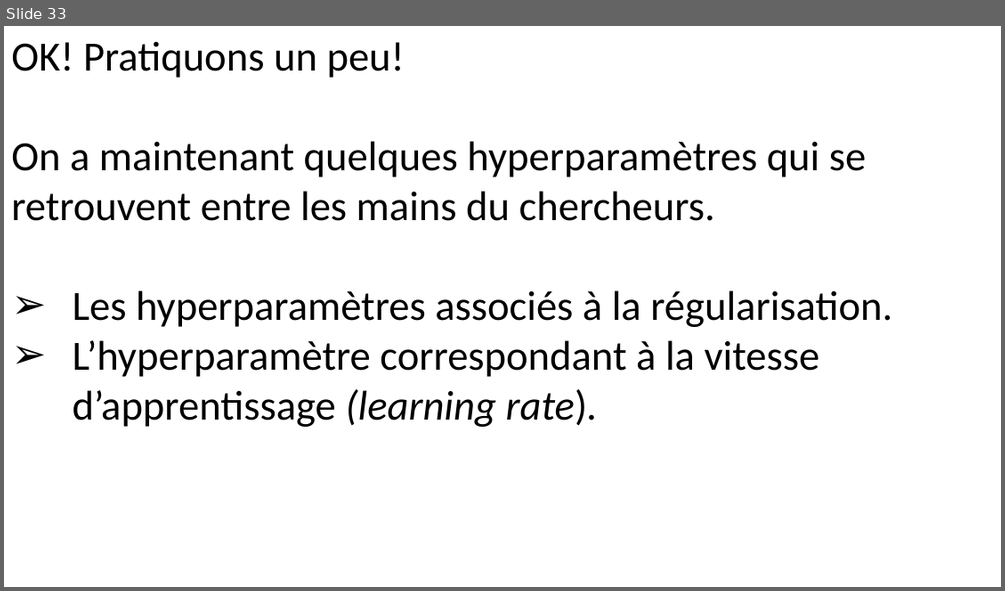
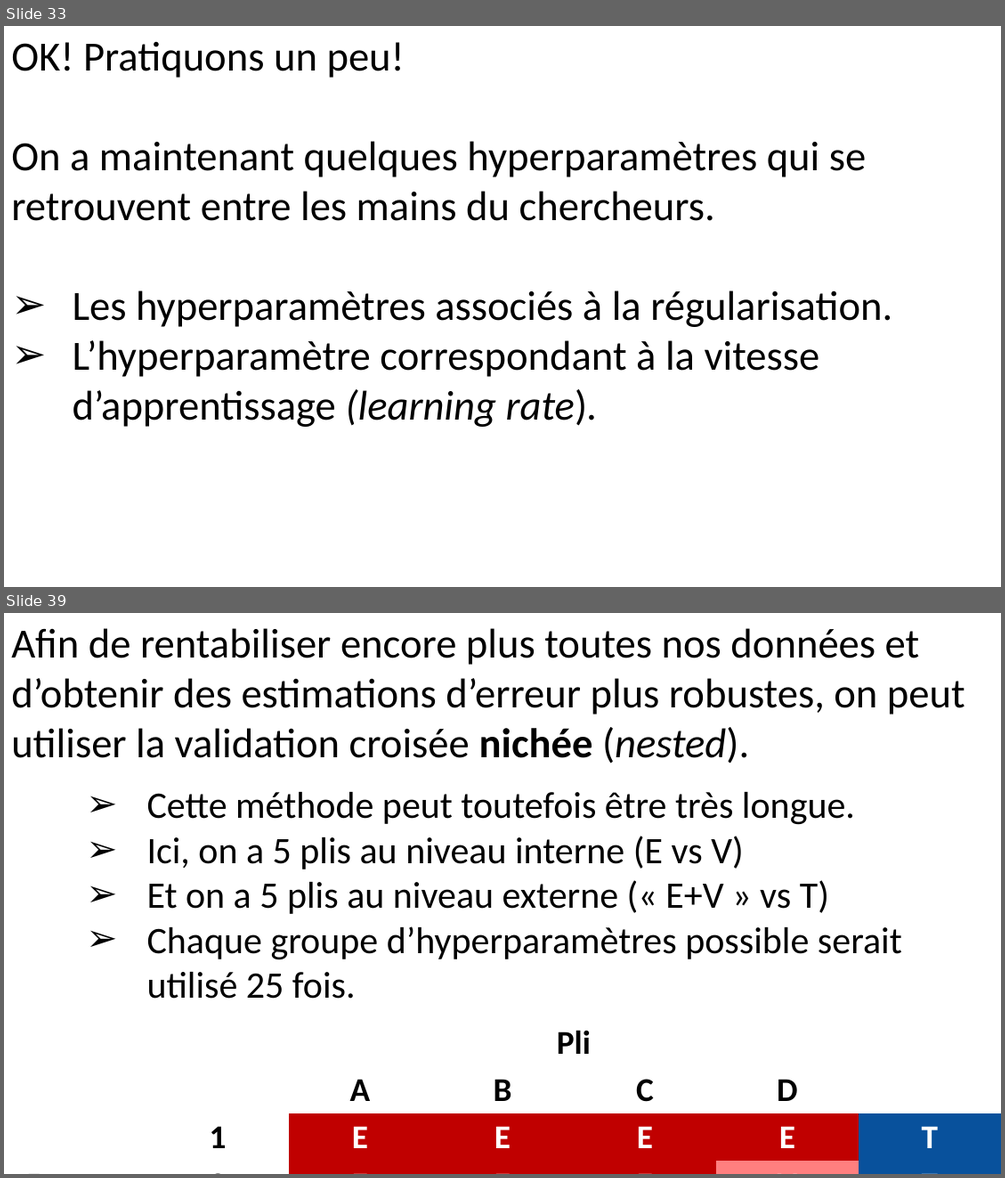
Before and after one commit to pnplab/ML_CRIUSMM, a slide deck: cours_2/img/cours_2.pptx. Shown one above the other, each under a label of ours: slide 33 before the commit, slides 33 and 39 after it; the slides between them are not shown. The pictures are 1005x591 and 1005x1178 pixels, drawn with LibreOffice and Linux fonts; fonts in the diff are those of the drawing. Boxes give left, top, right and bottom in pixels: in the first picture for what was removed or moved away, otherwise in the second. Text is boxed around its words. In the diff, an @@ line names an element or a change of style, - is before the commit and + after.

```diff
--- a/cours_2/img/cours_2.pptx
+++ b/cours_2/img/cours_2.pptx
@@ slide 39 added at [4, 613, 1001, 1174], background #FFFFFF @@
@@ text added at [11, 628, 965, 998], 36 pt, text #000000 @@
+Afin de rentabiliser encore plus toutes nos données et d’obtenir des estimations d’erreur plus robustes, on peut utiliser la validation croisée nichée (nested).
+    ➢ Cette méthode peut toutefois être très longue.
+    ➢ Ici, on a 5 plis au niveau interne (E vs V)
+    ➢ Et on a 5 plis au niveau externe (« E+V » vs T)
+    ➢ Chaque groupe d’hyperparamètres possible serait utilisé 25 fois.
@@ table added at [4, 1018, 998, 1174], 7 rows, 7 columns @@
+ |  | Pli |  |  |  | 
+ |  | A | B | C | D | 
+itération | 1 | E | E | E | E | T
+ | 2 | E | E | E | V | T
+ | 3 | E | E | V | E | T
+ | 4 | E | V | E | E | T
+ | 5 | V | E | E | E | T
```
Also in this commit, not shown: 8 other slides added, 10 other files.
